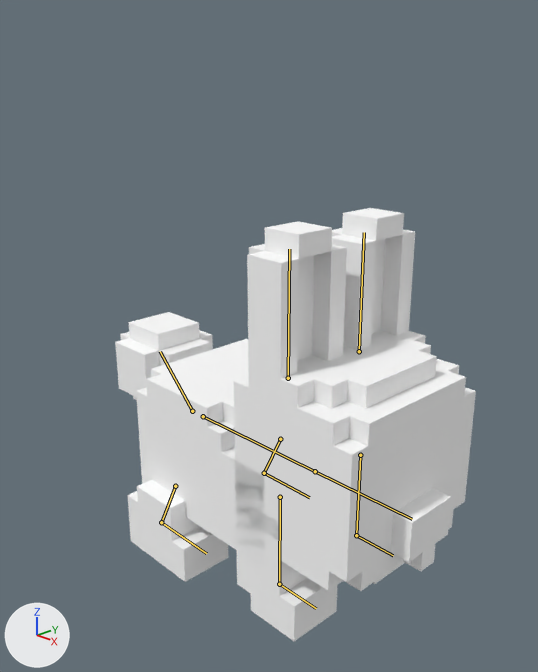
The Blender file src/galois/data/npcs/rabbit_animations.blend as it was, and as the next commit left it.
The view is the same before and after, from a 50 mm lens placed at (2.76, -2.54, 2.51), pointed at (-0.01, 0.12, 1.16). The lights are fixed; the arrows at lower left show +X, +Y and +Z. The older version comes first. The bones that change are drawn over the model as lines.

Objects in the first picture: 'Body', 'Head', 'L_Ear', 'L_F_Foot', 'R_B_Foot', 'R_B_Leg', 'R_Ear', 'R_F_Foot', 'R_F_Leg', 'Tail'.
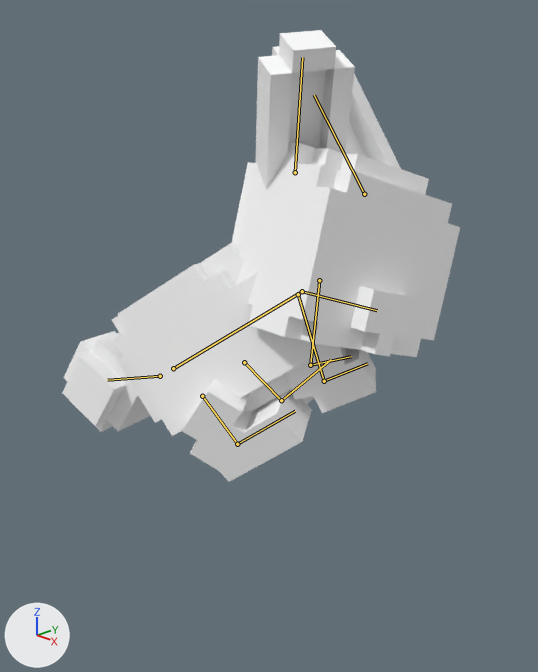
The newer file adds an action. The first version stands in its rest pose; the second is drawn at frame 7 of the action 'StaggerHeavy'.

What differs and where, as boxes (x1, y1, x2, y2) in the pictures (538 x 672 px):
'Head', posed (18% shorter): before (234, 331, 476, 591); after (232, 143, 460, 357)
'Body', posed: before (136, 339, 265, 568); after (112, 242, 332, 436)
'R_Ear', posed: before (247, 221, 347, 379); after (256, 30, 355, 190)
'L_Ear', posed: before (332, 208, 415, 350); after (345, 74, 401, 169)
'Tail', posed: before (115, 312, 213, 400); after (62, 331, 150, 432)
'R_B_Foot', posed: before (129, 511, 228, 582); after (205, 390, 312, 482)
'R_F_Foot', posed: before (250, 577, 337, 641); after (306, 348, 376, 413)
'R_B_Leg', posed: before (128, 480, 200, 541); after (182, 379, 253, 471)
'R_F_Leg', posed: before (236, 497, 307, 596); after (286, 346, 346, 400)
'L_F_Foot', posed (not visible afterwards): before (373, 562, 405, 584)
bone 'Body', root to tip: before (203, 416) to (315, 471); after (173, 368) to (302, 291)
bone 'L_F_Leg', root to tip: before (360, 455) to (356, 535); after (319, 280) to (310, 365)
bone 'L_F_Foot', root to tip: before (356, 535) to (393, 555); after (310, 365) to (351, 356)
bone 'R_F_Leg', root to tip: before (280, 497) to (279, 584); after (298, 294) to (324, 381)
bone 'R_F_Foot', root to tip: before (279, 584) to (316, 608); after (324, 381) to (367, 363)
bone 'Tail', root to tip: before (192, 411) to (160, 351); after (160, 376) to (107, 380)
bone 'Head', root to tip: before (315, 471) to (412, 519); after (302, 291) to (377, 310)
bone 'L_Ear', root to tip: before (359, 351) to (364, 232); after (364, 194) to (314, 95)
bone 'R_Ear', root to tip: before (288, 378) to (289, 249); after (295, 172) to (302, 57)
bone 'L_B_Leg', root to tip: before (280, 439) to (264, 473); after (244, 362) to (281, 400)
bone 'L_B_Foot', root to tip: before (264, 473) to (309, 497); after (281, 400) to (331, 359)
bone 'R_B_Leg', root to tip: before (175, 486) to (161, 522); after (202, 396) to (237, 444)
bone 'R_B_Foot', root to tip: before (161, 522) to (206, 553); after (237, 444) to (295, 411)

What the commit changed:
Bone 'Body' (bone_body) moves from (0.0, 0.0, 0.0) to (-0.28, -0.16, 0.078).
Bone 'Body' (bone_body) turns from (0, 0, 0) to (-31, 11, 33) degrees about its own x, y and z.
Bone 'L_F_Leg' (bone_l_f_leg) turns from (0, 0, 0) to (36, 0, 10) degrees about its own x, y and z.
Bone 'L_F_Foot' (bone_l_f_foot) turns from (0, 0, 0) to (-19, 0, 0) degrees about its own x, y and z.
Bone 'R_F_Leg' (bone_r_f_leg) turns from (0, 0, 0) to (17, 0, -13) degrees about its own x, y and z.
Bone 'R_F_Foot' (bone_r_f_foot) turns from (0, 0, 0) to (-10, 0, 0) degrees about its own x, y and z.
Bone 'Tail' (bone_tail) turns from (0, 0, 0) to (-16, 0, 24) degrees about its own x, y and z.
Bone 'Head' (bone_head) turns from (0, 0, 0) to (41, -8, -42) degrees about its own x, y and z.
Bone 'L_Ear' (bone_l_ear) turns from (0, 0, 0) to (41, 6, 21) degrees about its own x, y and z.
Bone 'R_Ear' (bone_r_ear) turns from (0, 0, 0) to (28, -7, -31) degrees about its own x, y and z.
Bone 'L_B_Leg' (bone_l_b_leg) turns from (0, 0, 0) to (-44, 0, 14) degrees about its own x, y and z.
Bone 'L_B_Foot' (bone_l_b_foot) turns from (0, 0, 0) to (33, 0, 0) degrees about its own x, y and z.
Bone 'R_B_Leg' (bone_r_b_leg) turns from (0, 0, 0) to (-24, 0, -16) degrees about its own x, y and z.
Bone 'R_B_Foot' (bone_r_b_foot) turns from (0, 0, 0) to (21, 0, 0) degrees about its own x, y and z.
